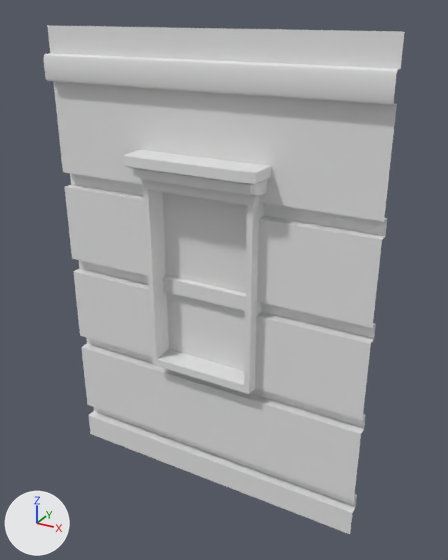
Before and after pictures for a commit that changed the FBX model TesisDV/Assets/Models/Models/NewHome/Upper_Wall_windowS.fbx.
The view is the same before and after, from a 50 mm camera at (7.4, 3.13, 14.21) aimed at (3.45, 10.31, 10.62). Every picture has the same lights, and +X, +Y and +Z are marked at lower left.

The first picture shows 'Upper_Wall_windowS'.
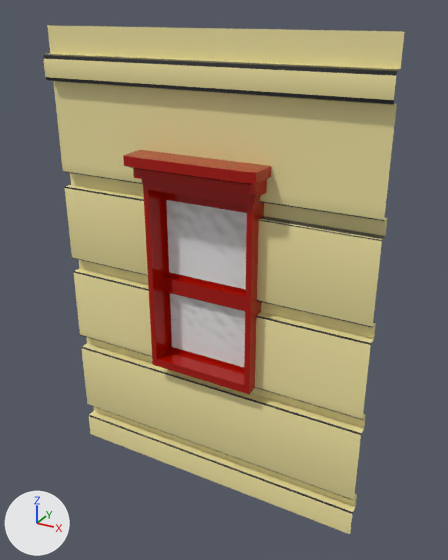
The newer file is also turned or shifted as a whole; pictures and numbers use the older file's frame.

Where the change shows, as pixel boxes (x1, y1, x2, y2) in the pictures (448 x 560 px):
part 1 of me_mesh, built on
    both: (62, 160, 387, 534)
part 2 of me_mesh, recoloured (grey to beige)
    both: (43, 25, 405, 506)

Edits to the bpy script that builds the scene:
```text
Add img_trimsheetpracticeshed_png:
    img_trimsheetpracticeshed_png = load_image('TrimSheetPracticeShed.png', '../../Materials/Map/Shed/TrimSheetPracticeShed.png', 1024, 1024, 'sRGB')
Add mat_03___default:
    mat_03___default = principled_material('03 - Default')
    mat_03___default.texture = img_trimsheetpracticeshed_png
    mat_03___default.roughness = 0.0
Change me_mesh:
    used by ob_upper_wall_windows; location = (3.2, 10.29, 10.49)
    remove me_mesh.from_pydata(...)  # 254 vertices, 218 faces; spans x -2.52..2.48, y -0.51..0.09, z -3.55..3.49
    add me_mesh.from_pydata(...)  # 378 vertices, 286 faces; spans x -2.52..2.48, y -0.51..0.09, z -3.55..3.49
    me_mesh part 1
    59 faces are deleted
    76 vertices are added at x -2.52..2.48, y -0.07, z -3.15..1.41
    38 new vertices lie (0.0, -0.13, 0.0) away from vertices in x -2.52..2.48, y 0.08, z -3.13..1.39
    10 new vertices lie (0.0, 0.17, 0.0) away from vertices in x -0.88..0.83, y -0.26, z -1.47..1.39
    127 new faces join them
    me_mesh part 2: 159 faces spanning x -2.52..2.48, y -0.51..0.09, z -3.13..3.49 switch from no material to mat_03___default (picture img_trimsheetpracticeshed_png)
```
